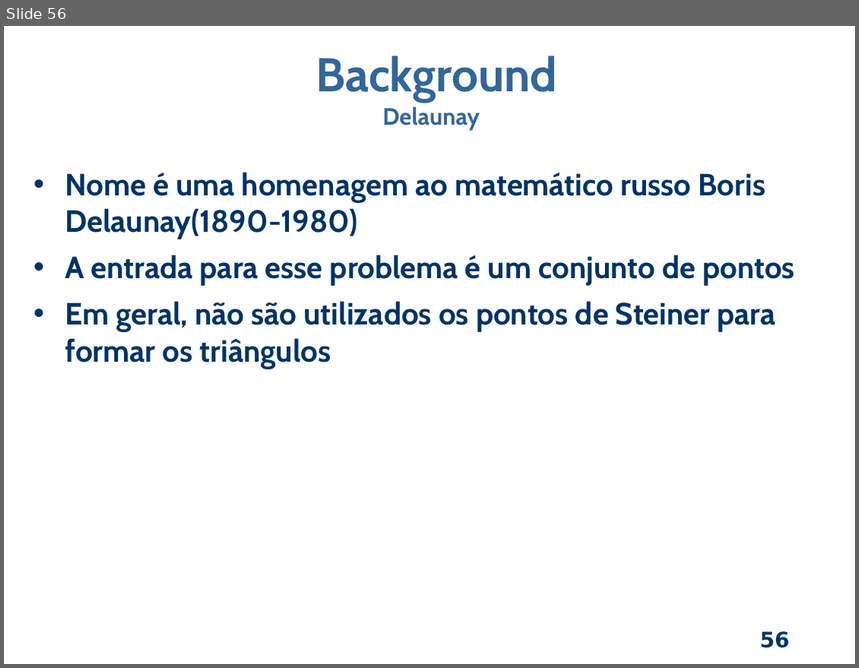
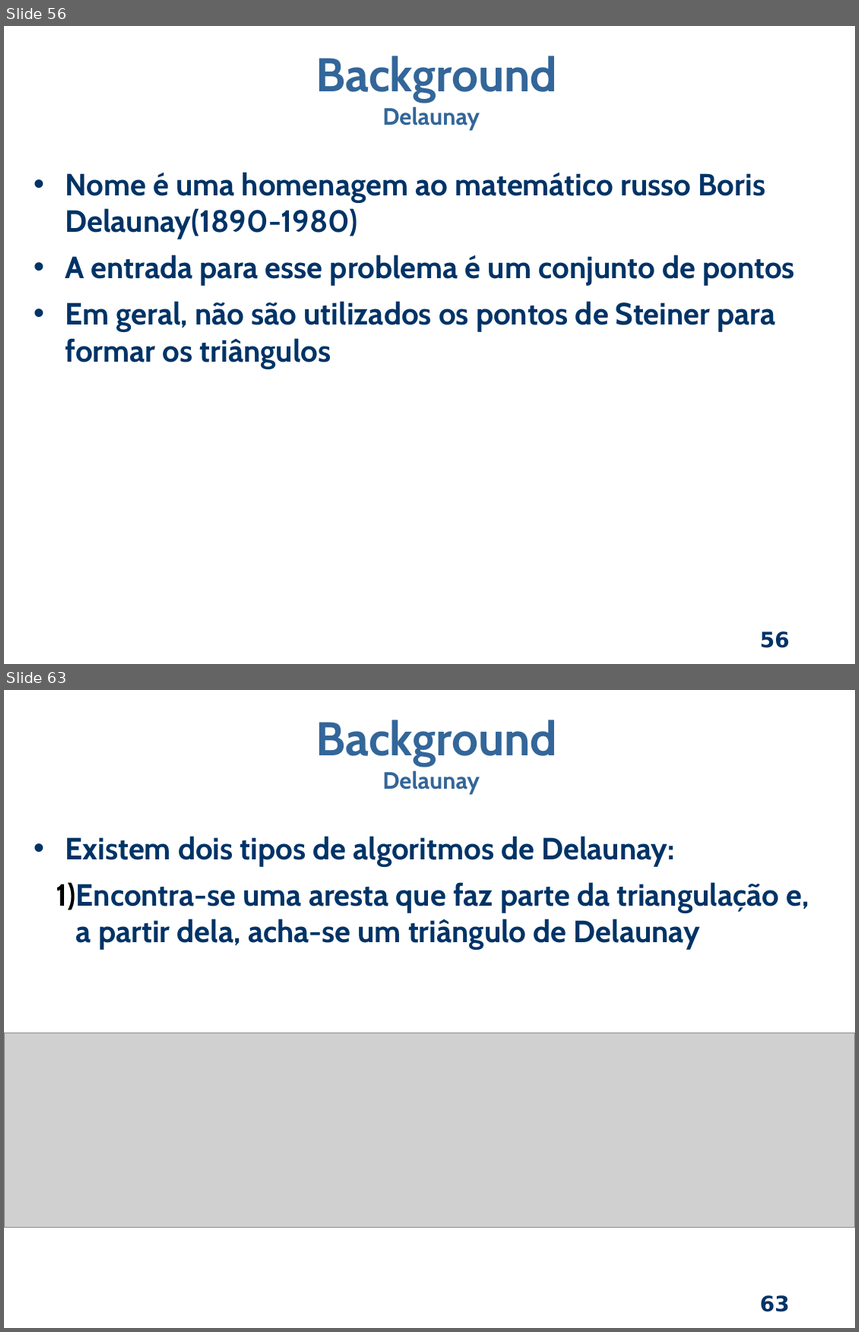
Before and after one commit to dant25/pre-proposta, a slide deck: apresentação/Apresentacao pre.odp. Shown one above the other, each under a label of ours: slide 56 before the commit, slides 56 and 63 after it; the slides between them are not shown. The pictures are 859x668 and 859x1332 pixels, drawn with LibreOffice and Linux fonts; fonts in the diff are those of the drawing; grey boxes stand for pictures; background and template pictures are left out. Boxes give left, top, right and bottom in pixels: in the first picture for what was removed or moved away, otherwise in the second. Text is boxed around its words. In the diff, an @@ line names an element or a change of style, - is before the commit and + after.

Commit message:
Continuando a fazer a apresenta??o. Falta fazer triangula??o arbitr?ria.

```diff
--- a/apresentação/Apresentacao pre.odp
+++ b/apresentação/Apresentacao pre.odp
@@ slide 63 added at [4,690,855,1328], background picture (left out); not listed: 1 template element that a slide beside it also shows @@
@@ text added at [316,720,557,794], 40 pt, text #336699, bold @@
+Background
+Delaunay
@@ text added at [56,836,810,950], 26 pt, text #003366, bold @@
+• Existem dois tipos de algoritmos de Delaunay:
+  1) Encontra-se uma aresta que faz parte da triangulação e, a partir dela, acha-se um triângulo de Delaunay
@@ picture added at [4,1033,855,1228] @@
```
Also in this commit, not shown: 2 slides changed, 6 other slides added, 5 other files.
